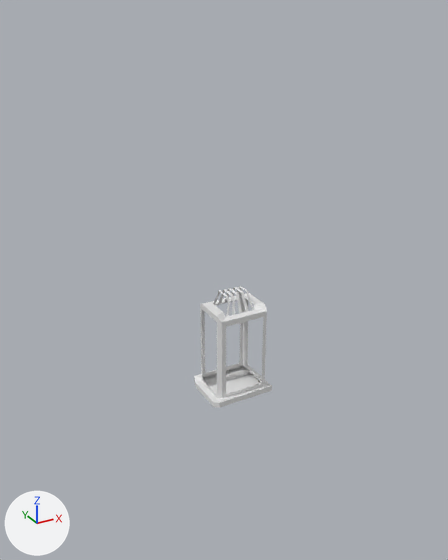
The Blender file PotionShop/Assets/Blender/felinar.blend: old version first, new version second.
Both versions are drawn from a 50 mm camera at (-9.48, -16.59, 13.03) aimed at (-0.28, 0.14, 4.67). The lights are fixed; the arrows at lower left show +X, +Y and +Z.

Before the edit, the objects in view are built like this:
```python
me_cube_002 = bpy.data.meshes.new('Cube.002')
me_cube_002.from_pydata(...)  # 176 vertices, 139 faces; spans x -1.34..1.34, y -1.23..1.23, z -1.08..1.39
me_cube_003 = bpy.data.meshes.new('Cube.003')
me_cube_003.from_pydata(...)  # 16 vertices, 4 faces; spans x -1.08..1.08, y -1.0..1.0, z -0.86..0.95
me_cube_004 = bpy.data.meshes.new('Cube.004')
me_cube_004.from_pydata(...)  # 24 vertices, 1 face; spans x -1.08..1.08, y -1.0..1.0, z 0.88..0.95
me_nurbspath_001 = bpy.data.meshes.new('NurbsPath.001')
me_nurbspath_001.from_pydata(...)  # 400 vertices, 388 faces; spans x -1.94..3.34, y -0.15..0.15, z -1.13..0.66
me_nurbspath_001.polygons.foreach_set('use_smooth', [True] * 388)
me_torus = bpy.data.meshes.new('Torus')
me_torus.from_pydata(...)  # 60 vertices, 60 faces; spans x -1.25..1.25, y -1.25..1.25, z -0.24..0.24
ob_cube_001 = bpy.data.objects.new('Cube.001', me_cube_002)
ob_cube_001.location = (0.0, 0.0, 2.06)
ob_cube_001.scale = (0.866, 0.778, 1.57)
ob_glass = bpy.data.objects.new('glass', me_cube_003)
ob_glass.location = (0.0, 0.0, 2.06)
ob_glass.scale = (0.866, 0.778, 1.57)
ob_glass.hide_set(True)
ob_glass2 = bpy.data.objects.new('glass2', me_cube_004)
ob_glass2.location = (0.0, 0.0, 2.06)
ob_glass2.scale = (0.866, 0.778, 1.57)
ob_glass2.hide_set(True)
ob_stand = bpy.data.objects.new('stand', me_nurbspath_001)
ob_stand.location = (0.48, -0.58, 5.85)
ob_stand.rotation_euler = (0.0, 1.571, 0.0)  # degrees (0, 90, 0)
ob_stand.scale = (3.49, 3.49, 3.49)
ob_stand.hide_set(True)
ob_torus = bpy.data.objects.new('Torus', me_torus)
ob_torus.location = (-2.17, -0.7, 11.6)
ob_torus.rotation_euler = (0.0, 1.571, 0.0)  # degrees (0, 90, 0)
ob_torus.scale = (0.447, 0.447, 0.232)
ob_torus.hide_set(True)
```
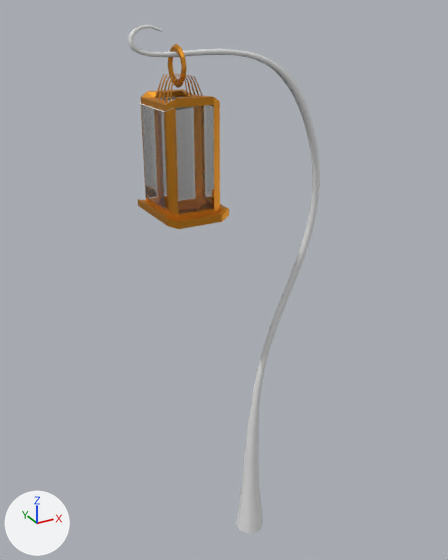
Commit message: barrel felinar

Edits to the bpy script that builds the scene:
```text
Add mat_glass:
    mat_glass = bpy.data.materials.new('glass')
    # nodes: BsdfPrincipled, OutputMaterial, Value
Add mat_metal:
    mat_metal = principled_material('metal')
    mat_metal.base_color = (0.799, 0.319, 0.0319)  # orange #e79932
    mat_metal.metallic = 1.0
Change me_cube_002:
    where me_cube_002.from_pydata(...)  # 176 vertices, 139 faces; spans x -1.34..1.34, y -1.23..1.23, z -1.08..1.39
    add me_cube_002.materials.append(mat_metal)  # orange #e79932
Change me_cube_003:
    where me_cube_003.from_pydata(...)  # 16 vertices, 4 faces; spans x -1.08..1.08, y -1.0..1.0, z -0.86..0.95
    add me_cube_003.materials.append(mat_glass)
Change ob_stand:
    remove ob_stand.hide_set(True)
Change ob_torus:
    remove ob_torus.hide_set(True)
Change ob_cube_001:
    ob_cube_001.location: (0.0, 0.0, 2.06) -> (-2.13, -0.7, 9.17)
    ob_cube_001.rotation_euler: (0.0, 0.0, 0.0) -> (0.0, 0.0, 1.571)  # degrees (0, 0, 0) -> degrees (0, 0, 90)
Change ob_glass:
    ob_glass.location: (0.0, 0.0, 2.06) -> (-2.19, -0.7, 9.2)
    ob_glass.rotation_euler: (0.0, 0.0, 0.0) -> (0.0, 0.0, 1.571)  # degrees (0, 0, 0) -> degrees (0, 0, 90)
    remove ob_glass.hide_set(True)
Change ob_glass2:
    ob_glass2.location: (0.0, 0.0, 2.06) -> (-2.19, -0.7, 9.2)
    ob_glass2.rotation_euler: (0.0, 0.0, 0.0) -> (0.0, 0.0, 1.571)  # degrees (0, 0, 0) -> degrees (0, 0, 90)
    remove ob_glass2.hide_set(True)
```

Location of each change, (x1, y1, x2, y2) in pixels of the pictures (448 x 560 px):
'Cube.001', recoloured, moved, turned
    before: (194, 286, 272, 408)
    after: (138, 74, 229, 229)
'glass', shown
    after: (141, 105, 214, 214)
'stand', shown
    after: (128, 25, 320, 534)
'Torus', shown
    after: (168, 44, 187, 88)
'glass2', shown
    after: (139, 96, 214, 112)
